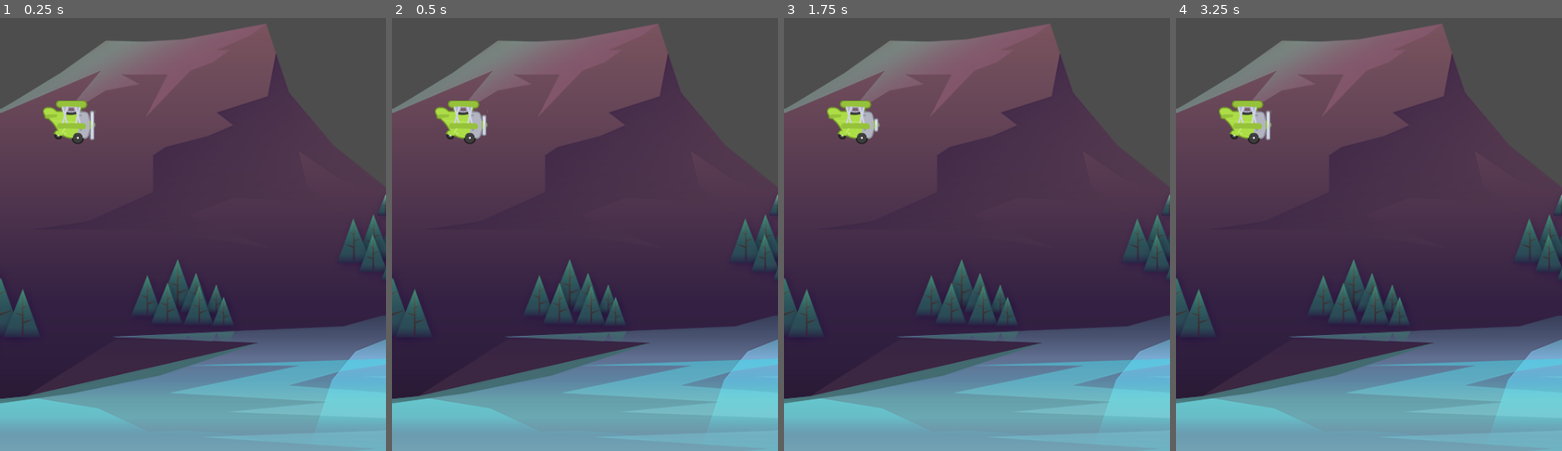
Above: before the commit, frames 1-4 (left to right).
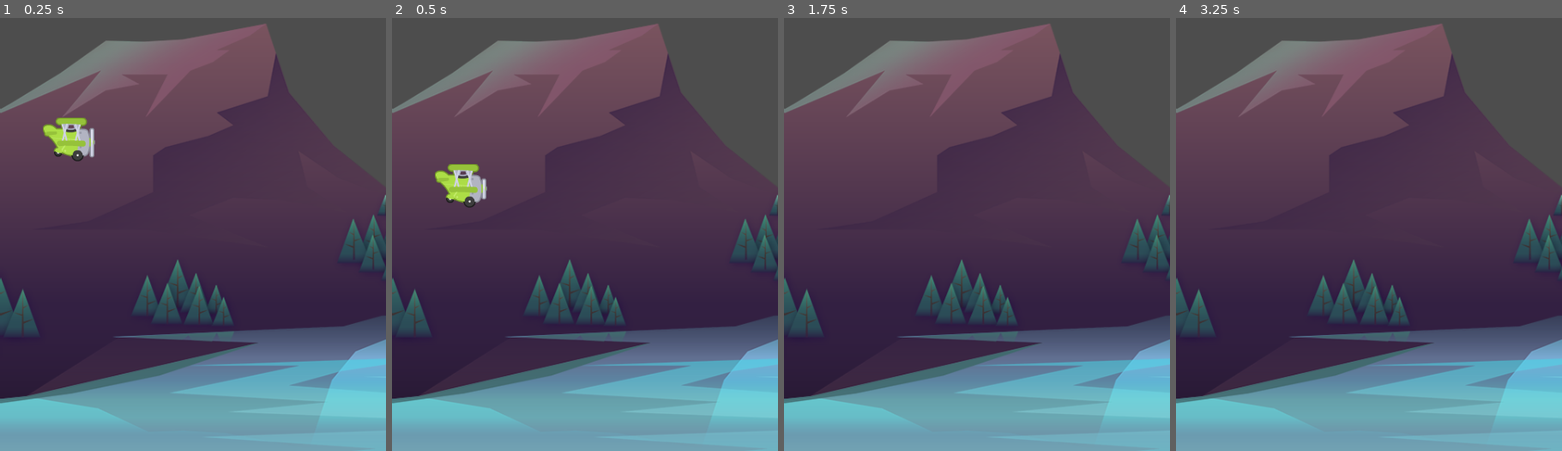
Above: after the commit, the same moments.

Repository: Havolt/tappy-plane
Game: Godot game, scene res://scenes/game/game.tscn
Two runs of this game, one before a commit and one after it. Both use one fixed random seed, a clock stepped at 60 frames per second and the inputs below.
Inputs:
- Up to frame 1 (0.25 s): no input
- Up to frame 2 (0.5 s): no input
- Up to frame 3 (1.75 s): no input
- Up to frame 4 (3.25 s): tap Enter at 2 s

The runs differ from the first frame. In frame 1, 1.3% of the frame differs, in the area x 11-25%, y 19-34%; in frame 2, 1.8%, in the area x 11-25%, y 19-44%; in frame 3, 0.9%; in frame 4, 0.9%.

Commit message:
Add gravity to plane

Diff:
--- /dev/null
+++ b/scenes/plane/plane.gd
@@ -0,0 +1,17 @@
+extends CharacterBody2D
+
+const GRAVITY: float = 600.0
+
+
+func _ready() -> void:
+	pass
+
+
+
+func _physics_process(delta: float) -> void:
+
+	velocity.y += GRAVITY * delta
+
+	print(velocity)
+
+	move_and_slide()
--- a/scenes/plane/plane.tscn
+++ b/scenes/plane/plane.tscn
@@ -1,5 +1,6 @@
-[gd_scene load_steps=6 format=3 uid="uid://0v88wvenv1qa"]
+[gd_scene load_steps=8 format=3 uid="uid://0v88wvenv1qa"]
 
+[ext_resource type="Script" path="res://scenes/plane/plane.gd" id="1_j1ben"]
 [ext_resource type="Texture2D" uid="uid://3qf5hsy2vgiw" path="res://assets/plane/planes_sheet.png" id="1_p8got"]
 
 [sub_resource type="AtlasTexture" id="AtlasTexture_o7xxv"]
@@ -31,17 +32,23 @@
 "speed": 15.0
 }]
 
+[sub_resource type="CircleShape2D" id="CircleShape2D_4ba5v"]
+radius = 28.0
+
 [node name="Plane" type="CharacterBody2D"]
 scale = Vector2(0.75, 0.75)
-
-[node name="CollisionShape2D" type="CollisionShape2D" parent="."]
+script = ExtResource("1_j1ben")
 
 [node name="AnimationPlayer" type="AnimationPlayer" parent="."]
 
 [node name="AudioStreamPlayer2D" type="AudioStreamPlayer2D" parent="."]
 
 [node name="AnimatedSprite2D" type="AnimatedSprite2D" parent="."]
-position = Vector2(51, 46)
+position = Vector2(50.6667, 48)
 sprite_frames = SubResource("SpriteFrames_8fx5a")
 animation = &"fly"
 autoplay = "fly"
+
+[node name="CollisionShape2D" type="CollisionShape2D" parent="."]
+position = Vector2(54.6667, 48)
+shape = SubResource("CircleShape2D_4ba5v")
